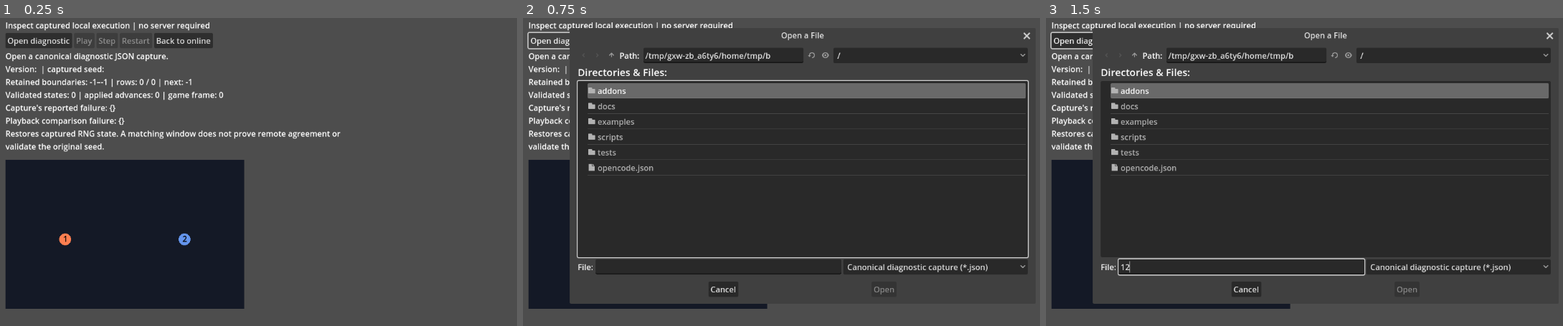
Above: before the commit, frames 1-3 (left to right).
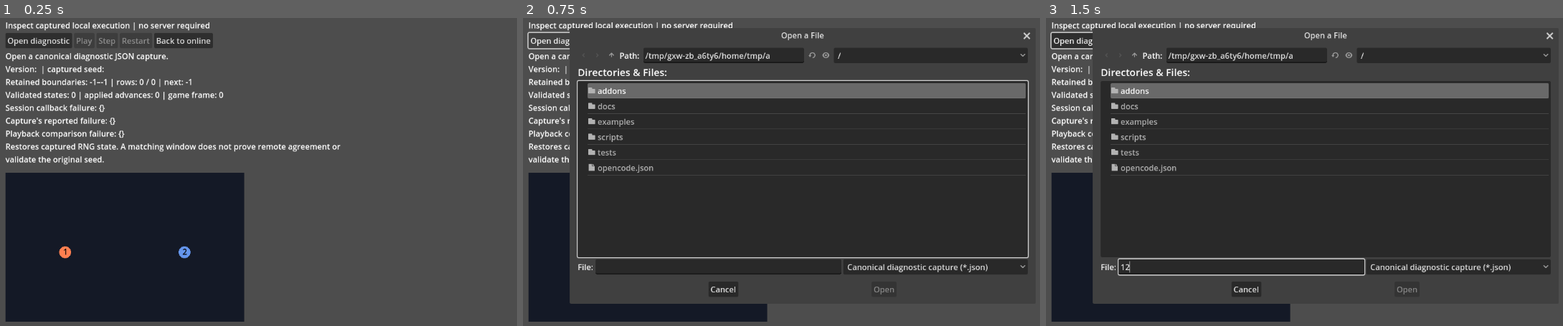
Above: after the commit, the same moments.

Repository: Ambiguous-Interactive/fortress-rollback-godot
Game: Godot game, scene res://examples/online/diagnostic.tscn
The game is run twice, just before and just after one commit, with the same random seed, the same clock (stepped at 60 frames per second) and the same inputs. The project has no main scene, so this scene is started directly.
Inputs (mouse positions are in pixels of both pictures, inside the frame that each line leads up to):
- Up to frame 1 (0.25 s): no input
- Up to frame 2 (0.75 s): click "Open diagnostic" at 0.5 s
- Up to frame 3 (1.5 s): click (1242, 267) at 1.27 s; type "12" at 1.35 s

The runs differ from the first frame. In frame 1, 6.3% of the frame differs, in the area x 0-66%, y 28-99%; in frame 2, 2.8%; in frame 3, 2.8%.

Commit message:
Preserve callback failures in saved diagnostics

Diff:
--- a/examples/online/diagnostic_scene.gd
+++ b/examples/online/diagnostic_scene.gd
@@ -141,11 +141,21 @@
 
 func _refresh() -> void:
 	var status: Dictionary = viewer.status()
-	_status.text = "%s\nVersion: %s | captured seed: %s\nRetained boundaries: %d–%d | rows: %d / %d | next: %d" % [
-		viewer.message, status.application_version, status.seed, status.first_boundary, status.last_boundary,
-		status.rows_consumed, status.row_count, status.next_boundary,
-	]
+	_status.text = (
+		"%s\nVersion: %s | captured seed: %s\nRetained boundaries: %d–%d | rows: %d / %d | next: %d"
+		% [
+			viewer.message,
+			status.application_version,
+			status.seed,
+			status.first_boundary,
+			status.last_boundary,
+			status.rows_consumed,
+			status.row_count,
+			status.next_boundary,
+		]
+	)
 	_status.text += "\nValidated states: %d | applied advances: %d | game frame: %d" % [status.validated_states, status.advanced_frames, status.game_frame]
+	_status.text += "\nSession callback failure: " + JSON.stringify(status.session_failure)
 	_status.text += "\nCapture's reported failure: " + JSON.stringify(status.capture_failure)
 	_status.text += "\nPlayback comparison failure: " + JSON.stringify(status.failure)
 	_status.text += "\nRestores captured RNG state. A matching window does not prove remote agreement or validate the original seed."
--- a/examples/online/diagnostic_viewer.gd
+++ b/examples/online/diagnostic_viewer.gd
@@ -12,6 +12,7 @@
 var is_playing: bool = false
 var message: String = "Open a canonical diagnostic JSON capture."
 var _trace: Dictionary = {}
+var _session_failure: Dictionary = {}
 var _player: Player = Player.new()
 var _index: int = 0
 var _code: int = Types.Code.NOT_CONFIGURED
@@ -26,7 +27,8 @@
 	if parser.parse(bytes.get_string_from_utf8()) != OK or not parser.data is Dictionary:
 		message = "Could not open diagnostic JSON."
 		return false
-	var trace: Dictionary = parser.data
+	var report: Dictionary = parser.data
+	var trace: Dictionary = report
 	if trace.has("trace"):
 		if not trace.trace is Dictionary:
 			message = "Diagnostic report has no valid trace object."
@@ -41,6 +43,7 @@
 	if code != Types.Code.OK:
 		message = "Needs a contiguous window with an initial SAVE and a later saved boundary. Enable game state and inputs before Ready."
 		return false
+	_session_failure = _reported_session_failure(report)
 	_trace = trace.duplicate(true)
 	game = game_candidate
 	_player = candidate
@@ -101,14 +104,22 @@
 	var report: Dictionary = _player.report()
 	var rows: Array = _trace.get("frames", [])
 	return {
-		"loaded": not rows.is_empty(), "playing": is_playing, "code": _code,
+		"loaded": not rows.is_empty(),
+		"playing": is_playing,
+		"code": _code,
 		"first_boundary": int(rows[0].frame) if not rows.is_empty() else -1,
 		"last_boundary": int(rows[-1].frame) if not rows.is_empty() else -1,
 		"next_boundary": int(rows[_index].frame) if _index < rows.size() else -1,
-		"rows_consumed": _index, "row_count": rows.size(), "game_frame": game.frame,
-		"seed": _metadata("seed"), "application_version": _metadata("application_version"),
-		"capture_failure": _capture_failure(), "complete": report.complete,
-		"validated_states": report.validated_states, "advanced_frames": report.advanced_frames,
+		"rows_consumed": _index,
+		"row_count": rows.size(),
+		"game_frame": game.frame,
+		"seed": _metadata("seed"),
+		"application_version": _metadata("application_version"),
+		"capture_failure": _capture_failure(),
+		"session_failure": _session_failure.duplicate(),
+		"complete": report.complete,
+		"validated_states": report.validated_states,
+		"advanced_frames": report.advanced_frames,
 		"failure": report.failure,
 	}
 
@@ -131,3 +142,14 @@
 		elif item is bool or item is int or item is float:
 			result[field] = item
 	return result
+
+
+func _reported_session_failure(report: Dictionary) -> Dictionary:
+	# JSON numbers can arrive as integer or floating-point variants.
+	var kind: Variant = report.get("failure_kind", -1)
+	var frame: Variant = report.get("failure_frame", -1)
+	if not (kind is int or kind is float) or not is_finite(kind) or kind < 0 or kind > 2 or kind != int(kind):
+		return {}
+	if not (frame is int or frame is float) or not is_finite(frame) or frame < 0 or frame > 2147483647 or frame != int(frame):
+		return {}
+	return {"callback": ["save_state", "load_state", "simulate_frame"][int(kind)], "frame": int(frame)}
--- a/tests/unit/test_diagnostic_viewer.gd
+++ b/tests/unit/test_diagnostic_viewer.gd
@@ -9,6 +9,7 @@
 const Session = preload("res://addons/fortress_rollback/core/session.gd")
 const Driver = preload("res://addons/fortress_rollback/core/driver.gd")
 const Game = preload("res://examples/offline/simulation.gd")
+
 
 func cases() -> PackedStringArray:
 	return PackedStringArray(["imports", "controls", "divergence", "scene_controls"])
@@ -39,11 +40,33 @@
 	context.equal(viewer.status().seed, "9223372036854775808", "preserves wide seed as descriptive text")
 	context.equal(viewer.status().application_version, Viewer.GAME_VERSION, "identifies application build")
 	context.equal(viewer.status().capture_failure, JSON.parse_string(JSON.stringify(trace.first_divergence)), "shows captured failure independently of reproduction")
+	context.equal(viewer.status().session_failure, {}, "historical reports remain readable without callback metadata")
+	for kind: int in [Types.Kind.SAVE, Types.Kind.LOAD, Types.Kind.ADVANCE]:
+		var report: Dictionary = {"trace": trace, "failure_kind": kind, "failure_frame": 4}
+		context.equal(viewer.open_bytes(encoded(report)), true, "opens callback-failure report")
+		var expected_failure: Dictionary = {"callback": ["save_state", "load_state", "simulate_frame"][kind], "frame": 4}
+		context.equal(viewer.status().session_failure, expected_failure, "shows session callback separately from trace divergence")
+		var owned: Dictionary = viewer.status().session_failure
+		owned.callback = "edited"
+		context.equal(viewer.status().session_failure, expected_failure, "session callback summary is owned")
+	for invalid: Dictionary in [
+		{"failure_kind": true, "failure_frame": 4},
+		{"failure_kind": 3, "failure_frame": 4},
+		{"failure_kind": 0.5, "failure_frame": 4},
+		{"failure_kind": Types.Kind.SAVE, "failure_frame": {}},
+		{"failure_kind": Types.Kind.SAVE, "failure_frame": 4.5},
+	]:
+		invalid["trace"] = trace
+		context.equal(viewer.open_bytes(encoded(invalid)), true, "invalid descriptive callback metadata does not reject valid playback")
+		context.equal(viewer.status().session_failure, {}, "invalid callback metadata is omitted")
 	viewer.step()
 	viewer.toggle_play()
 	var expected: PackedByteArray = viewer.game.canonical_bytes()
 	var mutations: Array[Dictionary] = [
-		{}, {"trace": []}, {"trace": null}, {"application_version": "other-game"},
+		{},
+		{"trace": []},
+		{"trace": null},
+		{"application_version": "other-game"},
 	]
 	var input_only: Dictionary = trace.duplicate(true)
 	input_only.frames[0].state_available = false
--- a/tests/unit/test_driver_callback_results.gd
+++ b/tests/unit/test_driver_callback_results.gd
@@ -82,9 +82,10 @@
 			var notices: Array[int] = []
 			var recursive: Array[RefCounted] = []
 			var owner: WeakRef = weakref(driver)
-			driver.step_completed.connect(func(code: int, _before: int, _after: int) -> void:
-				notices.append(code)
-				recursive.append(owner.get_ref().recover(frame))
+			driver.step_completed.connect(
+				func(code: int, _before: int, _after: int) -> void:
+					notices.append(code)
+					recursive.append(owner.get_ref().recover(frame))
 			)
 			var count_before: int = game.callbacks
 			var result: Driver.StepResult = driver.step(frame, fixture._samples(frame))
@@ -117,26 +118,52 @@
 				context.equal(driver.configure(fixture._session(), Fixture.Game.new()), Types.Code.OK, "driver guard released")
 
 
+# Value: protects=downloaded callback identity; fails_when=diagnostics drop failure_kind;
+# why_new=step metadata is transient and does not validate saved reports; seam=encoded two-peer traffic
 func _peer_failure(context: RefCounted) -> void:
+	for kind: int in [Types.Kind.SAVE, Types.Kind.LOAD, Types.Kind.ADVANCE]:
+		_peer_callback_failure(context, kind)
+
+
+func _peer_callback_failure(context: RefCounted, kind: int) -> void:
 	var fixture: RefCounted = PeerFixture.new()
 	var game: DynamicGame = DynamicGame.new()
 	game.game = PeerGame.new(2)
-	game.fail_kind = Types.Kind.ADVANCE
-	game.bad_result = 1
 	var controls: L.Options = L.Options.new()
 	var mesh: Dictionary = fixture._build(context, 2, 0, false, 128, true, false, 8, controls, 60, 0, game)
+	context.equal(mesh.peers[0].diagnostics().get("failure_kind"), -1, "healthy report has no failed callback")
+	if kind == Types.Kind.LOAD:
+		mesh.now = 1
+		for index: int in range(2):
+			context.equal(mesh.peers[index].step(1, fixture._inputs(mesh, index)).code, Types.Code.OK, "initial peer frame predicts missing remote input")
+		fixture._deliver(context, mesh, fixture._drain(mesh))
+		fixture._deliver(context, mesh, fixture._drain(mesh))
+		context.equal(mesh.peers[0].status().pending_rollback_frame, 0, "late real remote input opens correction")
+	game.fail_kind = kind
+	game.bad_result = 1
 	var notices: Array[int] = []
 	mesh.peers[0].step_completed.connect(func(code: int, _before: int, _after: int) -> void: notices.append(code))
-	var result: Driver.StepResult = mesh.peers[0].step(1, fixture._inputs(mesh, 0))
+	var before: int = mesh.peers[0].status().current_frame
+	var result: Driver.StepResult = mesh.peers[0].recover(2) if kind == Types.Kind.LOAD else mesh.peers[0].step(2, fixture._inputs(mesh, 0))
 	context.equal(result.code, Types.Code.CALLBACK_FAILED, "peer reports malformed callback")
-	context.equal(result.get("failure_kind"), Types.Kind.ADVANCE, "peer identifies the failed callback")
-	context.equal(result.frame_after, 0, "peer does not publish failed advance")
+	context.equal(result.get("failure_kind"), kind, "peer identifies the failed callback")
+	context.equal(result.frame_after, before, "peer does not publish failed advance")
 	context.equal(mesh.peers[0].network_status().state, "terminated", "peer halts")
 	context.equal(notices, [Types.Code.CALLBACK_FAILED], "peer emits final failure")
-	context.equal(mesh.peers[0].recover(2).get("failure_kind"), Types.Kind.ADVANCE, "peer recovery retains callback identity")
-	context.equal(game.retained_view.size().code, Types.Code.EXPIRED_VIEW, "callback input expires")
+	context.equal(mesh.peers[0].recover(3).get("failure_kind"), kind, "peer recovery retains callback identity")
+	var report: Dictionary = mesh.peers[0].diagnostics()
+	context.equal(report.get("failure_kind"), kind, "downloaded diagnostic identifies failed callback")
+	context.equal(report.reason, Types.Code.CALLBACK_FAILED, "downloaded diagnostic preserves terminal cause")
+	context.equal(report.failure_frame, 0, "downloaded diagnostic identifies actual failed request frame")
+	report["failure_kind"] = -1
+	mesh.peers[0].drain_events()
+	context.equal(mesh.peers[0].diagnostics().get("failure_kind"), kind, "owned report and event drains preserve first callback failure")
+	if kind == Types.Kind.ADVANCE:
+		context.equal(game.retained_view.size().code, Types.Code.EXPIRED_VIEW, "callback input expires")
+	else:
+		context.equal(game.retained_view.status(), SnapshotStatus.Code.EXPIRED_VIEW, "callback snapshot view expires")
 	for packet: Dictionary in fixture._drain(mesh):
-		var delivered: int = mesh.peers[packet.to].receive(packet.bytes, fixture._id(packet.from), 1)
+		var delivered: int = mesh.peers[packet.to].receive(packet.bytes, fixture._id(packet.from), 2)
 		context.equal(delivered in [I.Code.OK, I.Code.TERMINATED], true, "terminal exchange remains bounded")
 	context.equal(mesh.peers[1].network_status().state, "terminated", "goodbye stops remote match")
-	context.equal(mesh.peers[0].poll(2), I.Code.TERMINATED, "callback failure remains terminal")
+	context.equal(mesh.peers[0].poll(3), I.Code.TERMINATED, "callback failure remains terminal")
Not shown, changed: addons/fortress_rollback/core/peer_session.gd
Binary file changed: docs/images/diagnostic-viewer.png
Not shown, changed: CHANGELOG.md
Not shown, changed: docs/diagnostic-viewer.md
Not shown, changed: docs/peer-lifecycle.md
Not shown, changed: scripts/reference/online_diagnostics.py
Not shown, changed: scripts/reference/test_online_diagnostics.py
